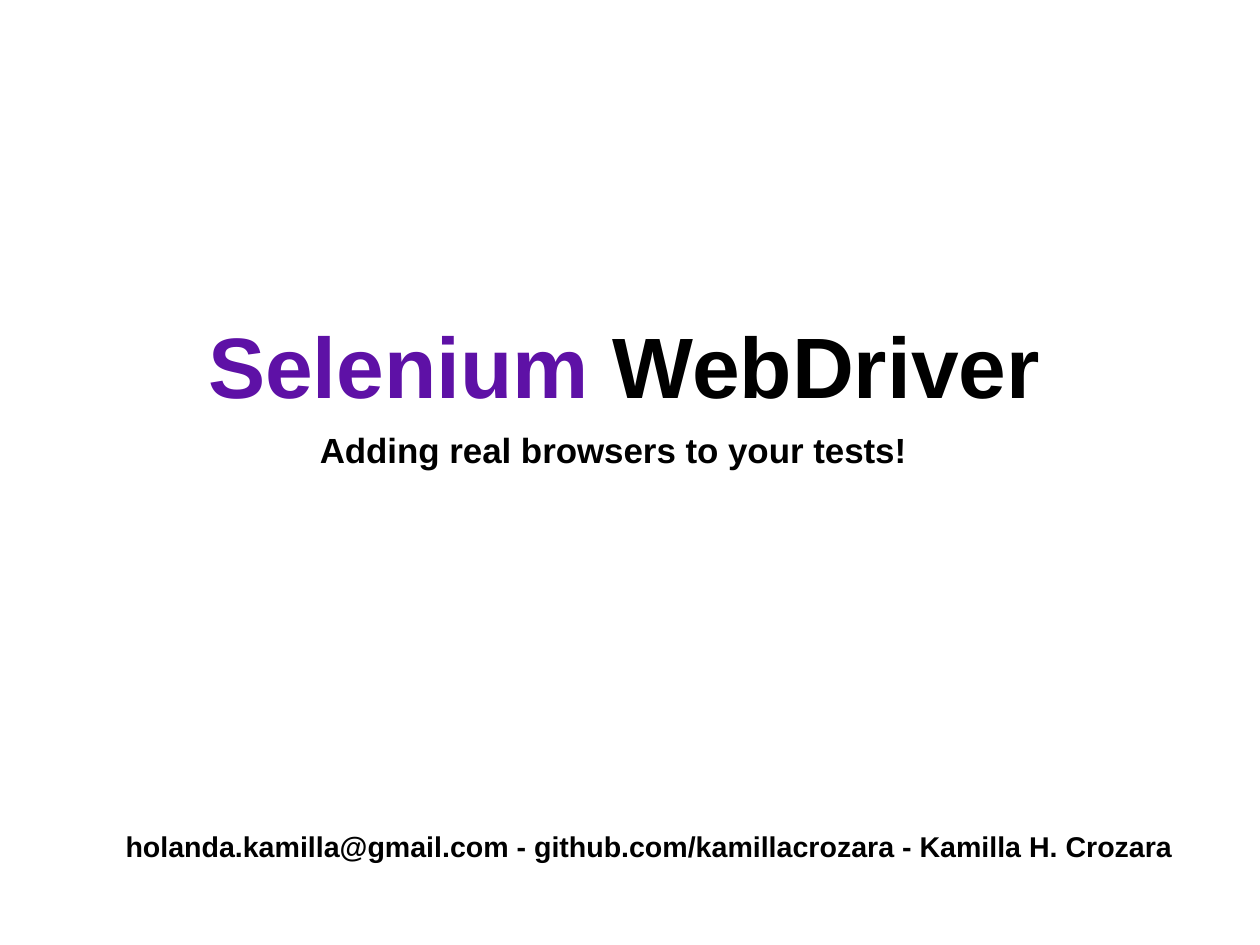
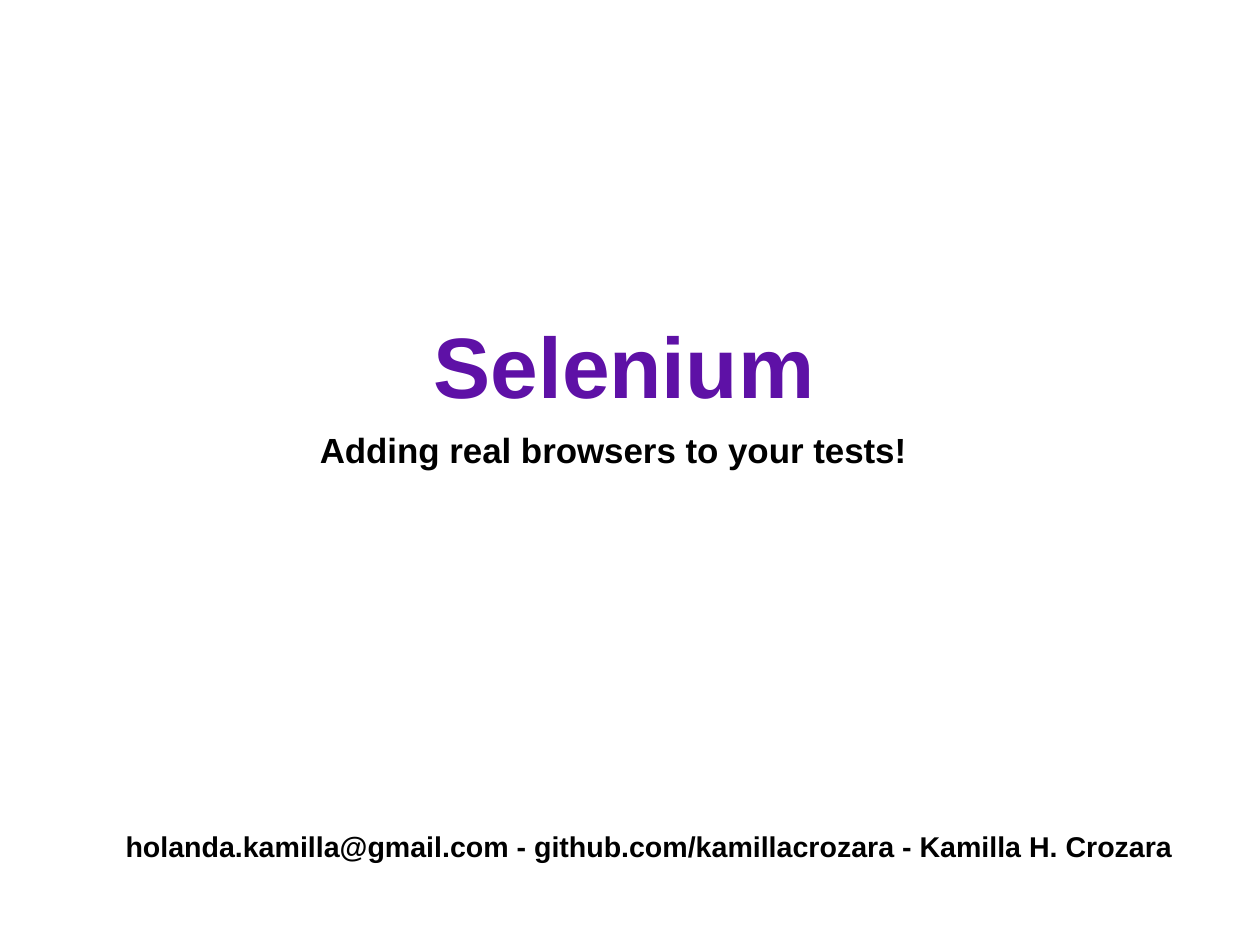
Before and after one commit to kamillacrozara/selenium_presentation, a slide deck: slide 1 of presentation/selenium_webdriver.odp. Drawn at 1260x945 pixels with LibreOffice and Linux fonts; fonts in the diff are those of the drawing. Boxes give left, top, right and bottom in pixels: in the first picture for what was removed or moved away, otherwise in the second. Text is boxed around its words. In the diff, an @@ line names an element or a change of style, - is before the commit and + after.

```diff
--- a/presentation/selenium_webdriver.odp
+++ b/presentation/selenium_webdriver.odp
@@ title at (434,336,815,399): text changed; text colour #000000 to #5E11A6 @@
-Selenium WebDriver
+Selenium
```
Also in this commit, not shown: 1 other slide changed, 1 other file.
